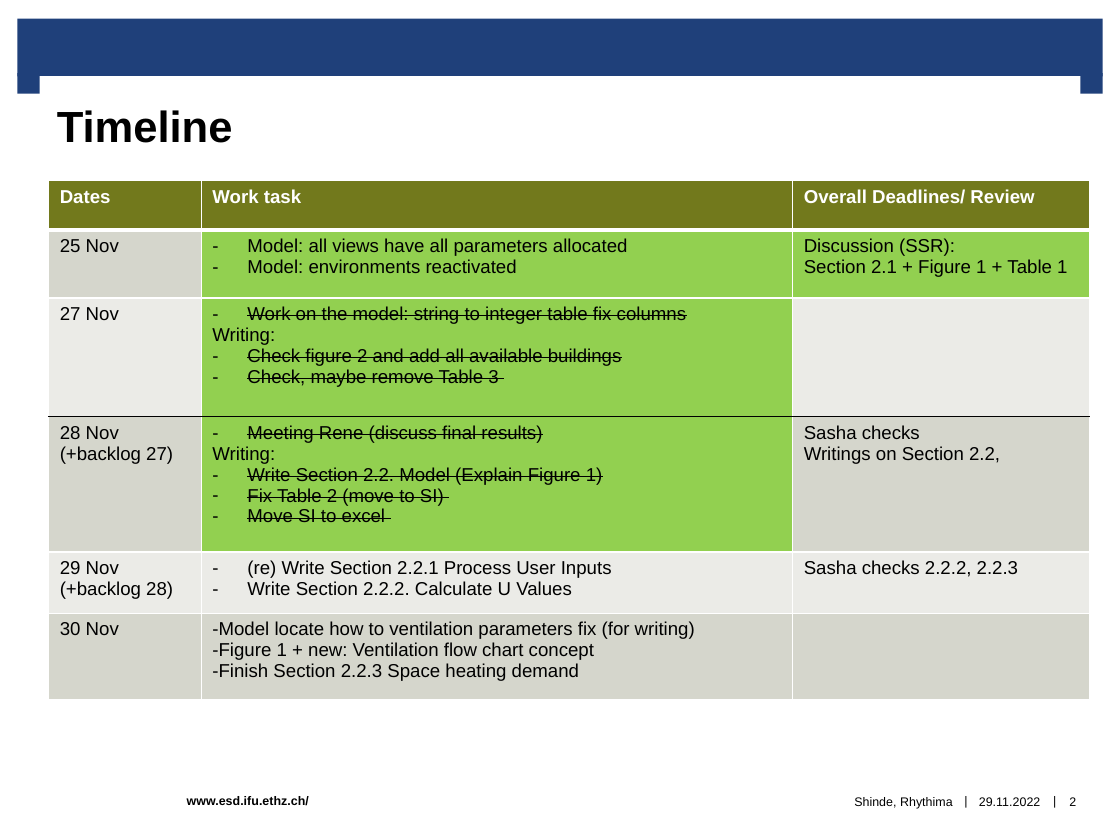
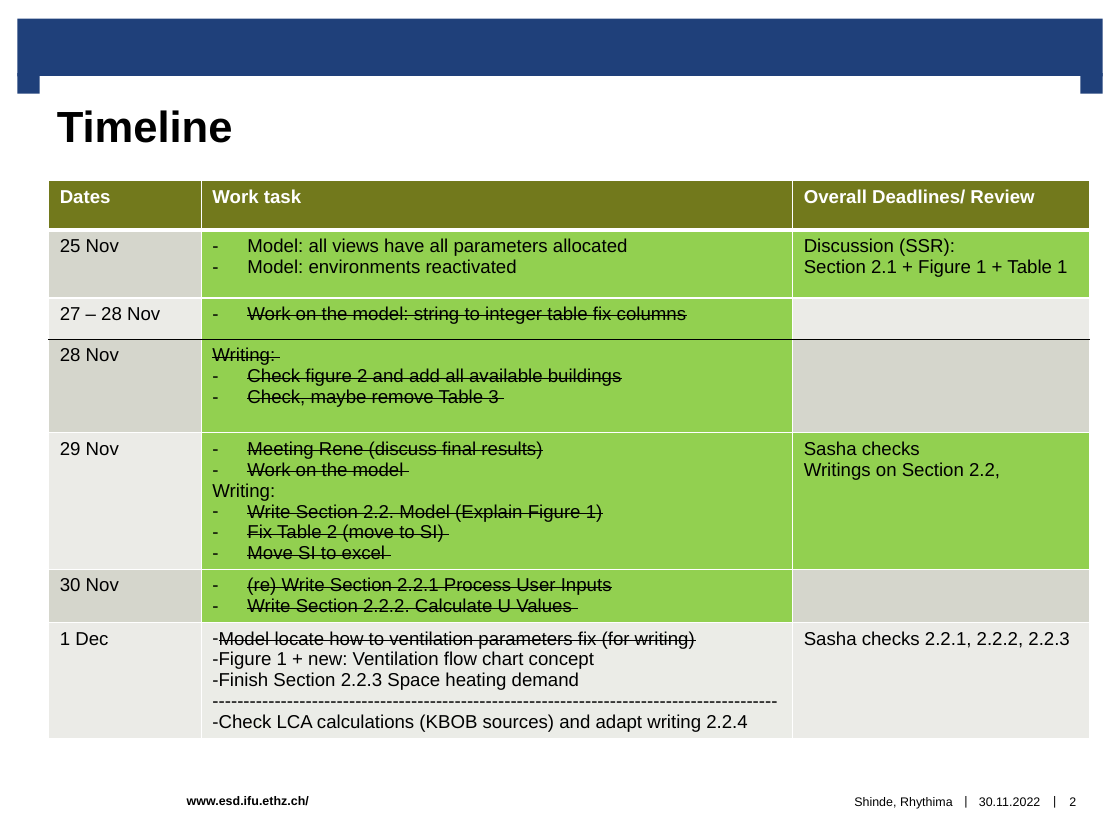
Before and after one commit to rhythimashinde/building-model, a slide deck: slide 2 of final/Discussion_paper.pptx. Drawn at 1120x840 pixels with LibreOffice and Linux fonts; fonts in the diff are those of the drawing; background and template pictures are left out. Boxes give left, top, right and bottom in pixels: in the first picture for what was removed or moved away, otherwise in the second. Text is boxed around its words. In the diff, an @@ line names an element or a change of style, - is before the commit and + after.

```diff
--- a/final/Discussion_paper.pptx
+++ b/final/Discussion_paper.pptx
@@ table at (48,180,1089,757) @@
-row 3: 27 Nov | Work on the model: string to integer table fix columns / Writing: / Check figure 2 and add all available buildings / Check, maybe remove Table 3 | 
-row 4: 28 Nov (+backlog 27) | Meeting Rene (discuss final results) / Writing: / Write Section 2.2. Model (Explain Figure 1) / Fix Table 2 (move to SI) / Move SI to excel | Sasha checks / Writings on Section 2.2,
-row 5: 29 Nov (+backlog 28) | (re) Write Section 2.2.1 Process User Inputs / Write Section 2.2.2. Calculate U Values | Sasha checks 2.2.2, 2.2.3
-row 6: 30 Nov | Model locate how to ventilation parameters fix (for writing) / Figure 1 + new: Ventilation flow chart concept / Finish Section 2.2.3 Space heating demand | 
+row 3: 27 – 28 Nov | Work on the model: string to integer table fix columns | 
+row 4: 28 Nov | Writing: / Check figure 2 and add all available buildings / Check, maybe remove Table 3 | 
+row 5: 29 Nov | Meeting Rene (discuss final results) / Work on the model / Writing: / Write Section 2.2. Model (Explain Figure 1) / Fix Table 2 (move to SI) / Move SI to excel | Sasha checks / Writings on Section 2.2,
+row 6: 30 Nov | (re) Write Section 2.2.1 Process User Inputs / Write Section 2.2.2. Calculate U Values | 
+row 7: 1 Dec | Model locate how to ventilation parameters fix (for writing) / Figure 1 + new: Ventilation flow chart concept / Finish Section 2.2.3 Space heating demand / ------------------------------------------------------------------------------------------- / Check LCA calculations (KBOB sources) and adapt writing 2.2.4 | Sasha checks 2.2.1, 2.2.2, 2.2.3
@@ text at (979,797,1040,806): text changed @@
-29.11.2022
+30.11.2022
```
Also in this commit, not shown: 10 other slides changed.
